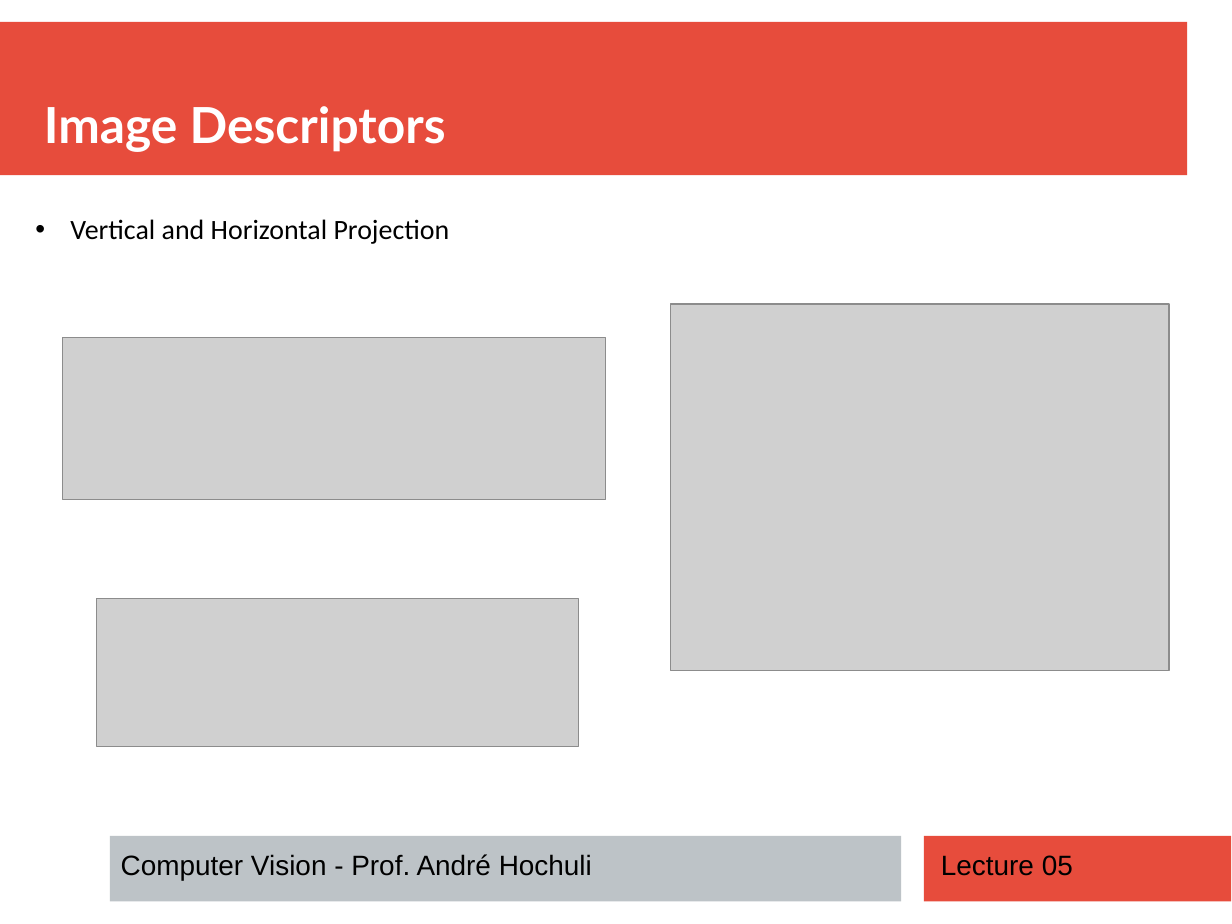
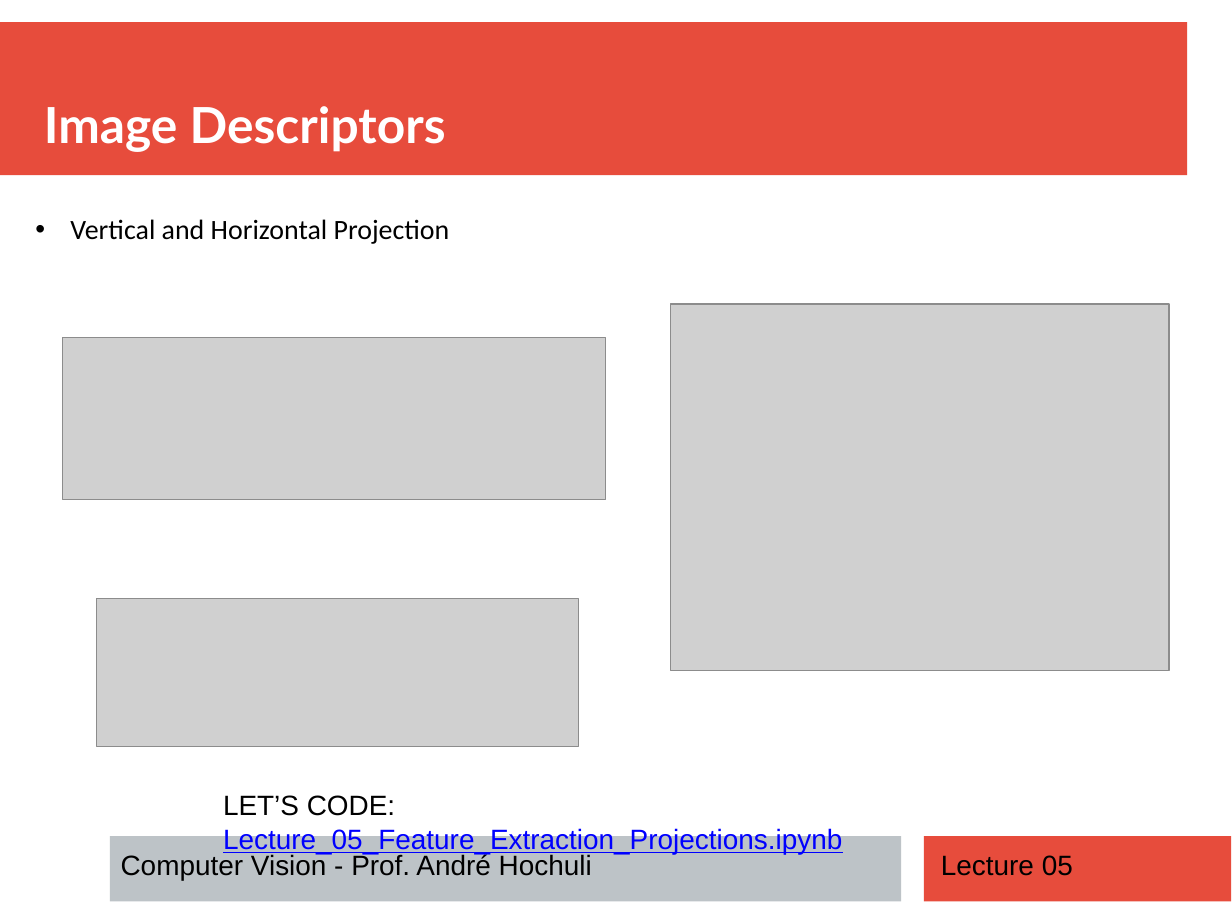
Before and after one commit to andrehochuli/teaching, a slide deck: slide 13 of ComputerVision/Lecture 05 - Feature Extraction/Lecture 05 - Feature Extraction.pptx. Drawn at 1232x924 pixels with LibreOffice and Linux fonts; fonts in the diff are those of the drawing; grey boxes stand for pictures. Boxes give left, top, right and bottom in pixels: in the first picture for what was removed or moved away, otherwise in the second. Text is boxed around its words. In the diff, an @@ line names an element or a change of style, - is before the commit and + after.

```diff
--- a/ComputerVision/Lecture 05 - Feature Extraction/Lecture 05 - Feature Extraction.pptx
+++ b/ComputerVision/Lecture 05 - Feature Extraction/Lecture 05 - Feature Extraction.pptx
@@ text added at <box>223,795,842,854</box>, 18 pt, text #0000FF, underline @@
+LET’S CODE: Lecture_05_Feature_Extraction_Projections.ipynb
```
Also in this commit, not shown: 5 other slides changed, 1 slide removed, 1 other file.
